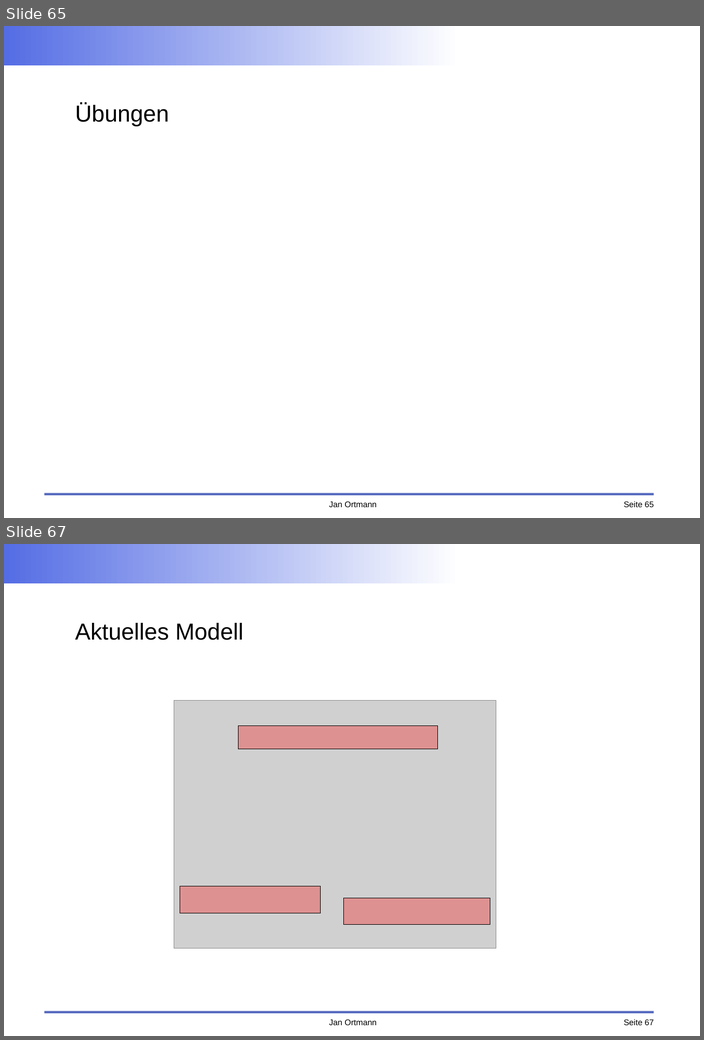
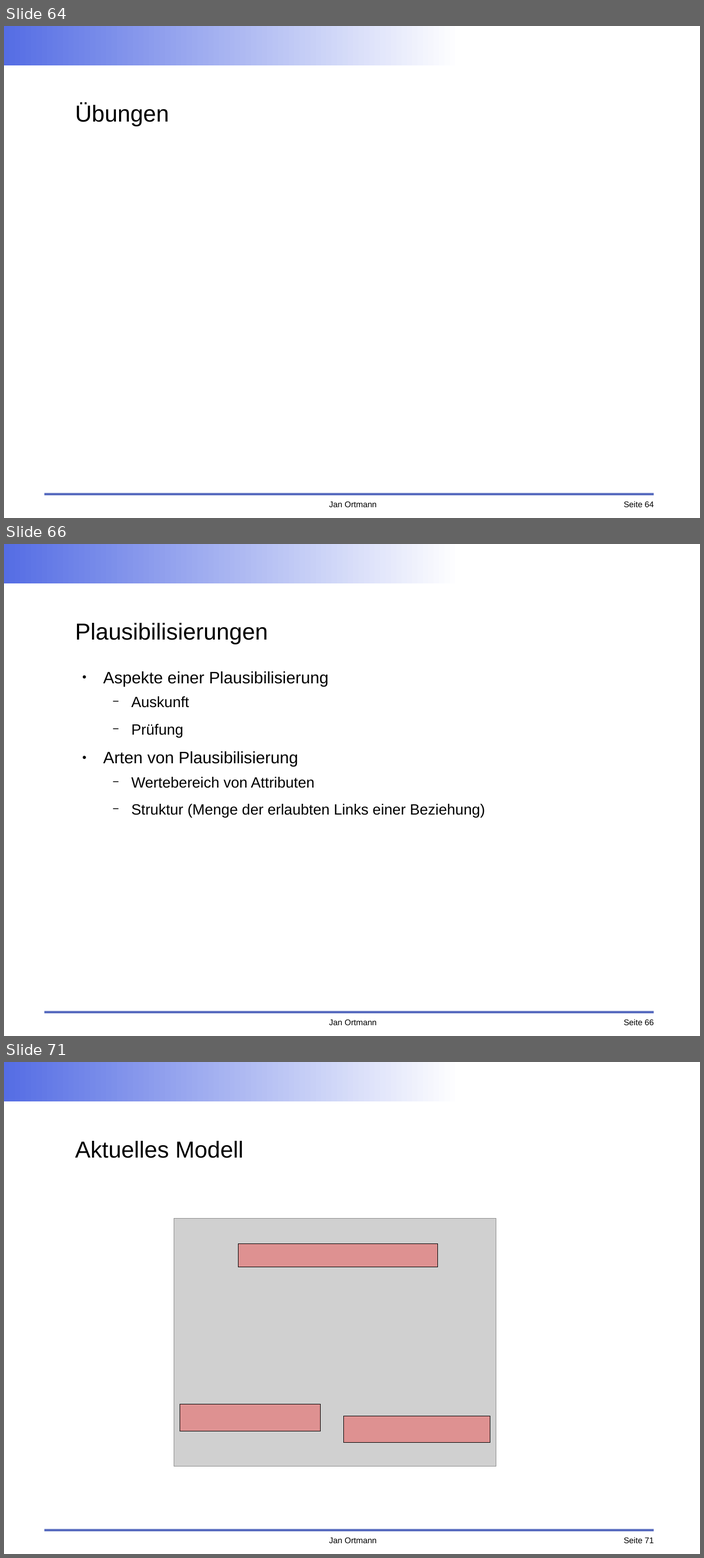
Before and after one commit to faktorips/faktorips.base, a slide deck: org.faktorips.doc/schulung/anwendungsentwicklung/FaktorIPS-Schulung.odp. Shown one above the other, each under a label of ours: slides 65 and 67 before the commit, slides 64, 66 and 71 after it; the slides between them are not shown. The pictures are 704x1040 and 704x1558 pixels, drawn with LibreOffice and Linux fonts; fonts in the diff are those of the drawing; grey boxes stand for pictures; background and template pictures are left out. Boxes give left, top, right and bottom in pixels: in the first picture for what was removed or moved away, otherwise in the second. Text is boxed around its words. In the diff, an @@ line names an element or a change of style, - is before the commit and + after.

```diff
--- a/org.faktorips.doc/schulung/anwendungsentwicklung/FaktorIPS-Schulung.odp
+++ b/org.faktorips.doc/schulung/anwendungsentwicklung/FaktorIPS-Schulung.odp
@@ slide 66 added at (4,544,700,1036), background #FFFFFF; not listed: 4 template elements that a slide beside it also shows @@
@@ title added at (75,623,268,644), 28 pt, text #000000 @@
+Plausibilisierungen
@@ text added at (103,671,485,818), 18 pt, text #000000 @@
+● Aspekte einer Plausibilisierung
+  − Auskunft
+  − Prüfung
+● Arten von Plausibilisierung
+  − Wertebereich von Attributen
+  − Struktur (Menge der erlaubten Links einer Beziehung)
@@ what was slide 65 is now slide 64 @@
@@ page number at (623,501,654,507): text changed @@
-Seite 65
+Seite 64
@@ what was slide 67 is now slide 71 @@
@@ page number at (623,1537,654,1543): text changed @@
-Seite 67
+Seite 71
```
Also in this commit, not shown: 14 slides changed, 10 other slides added, 1 slide removed, 11 other files.
